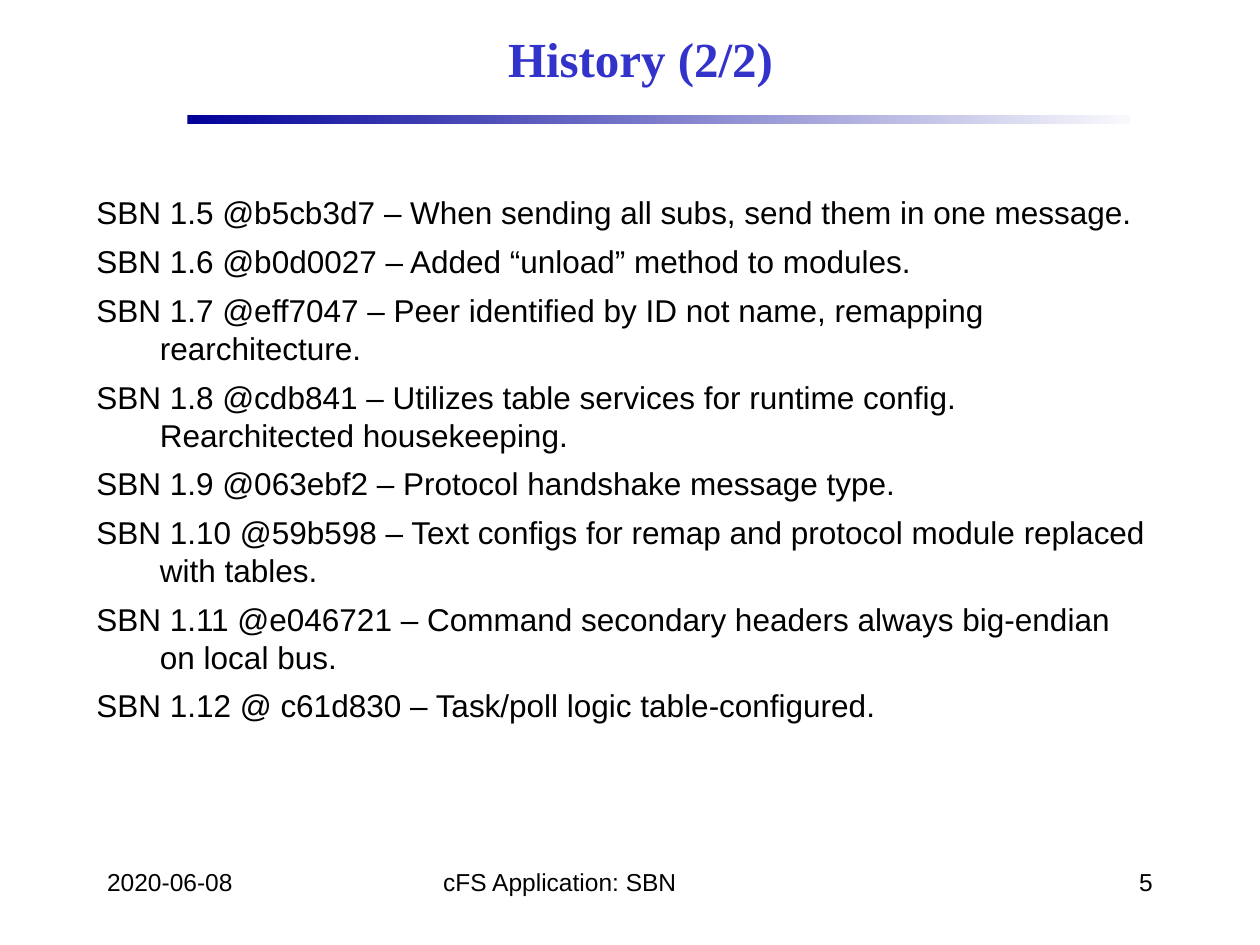
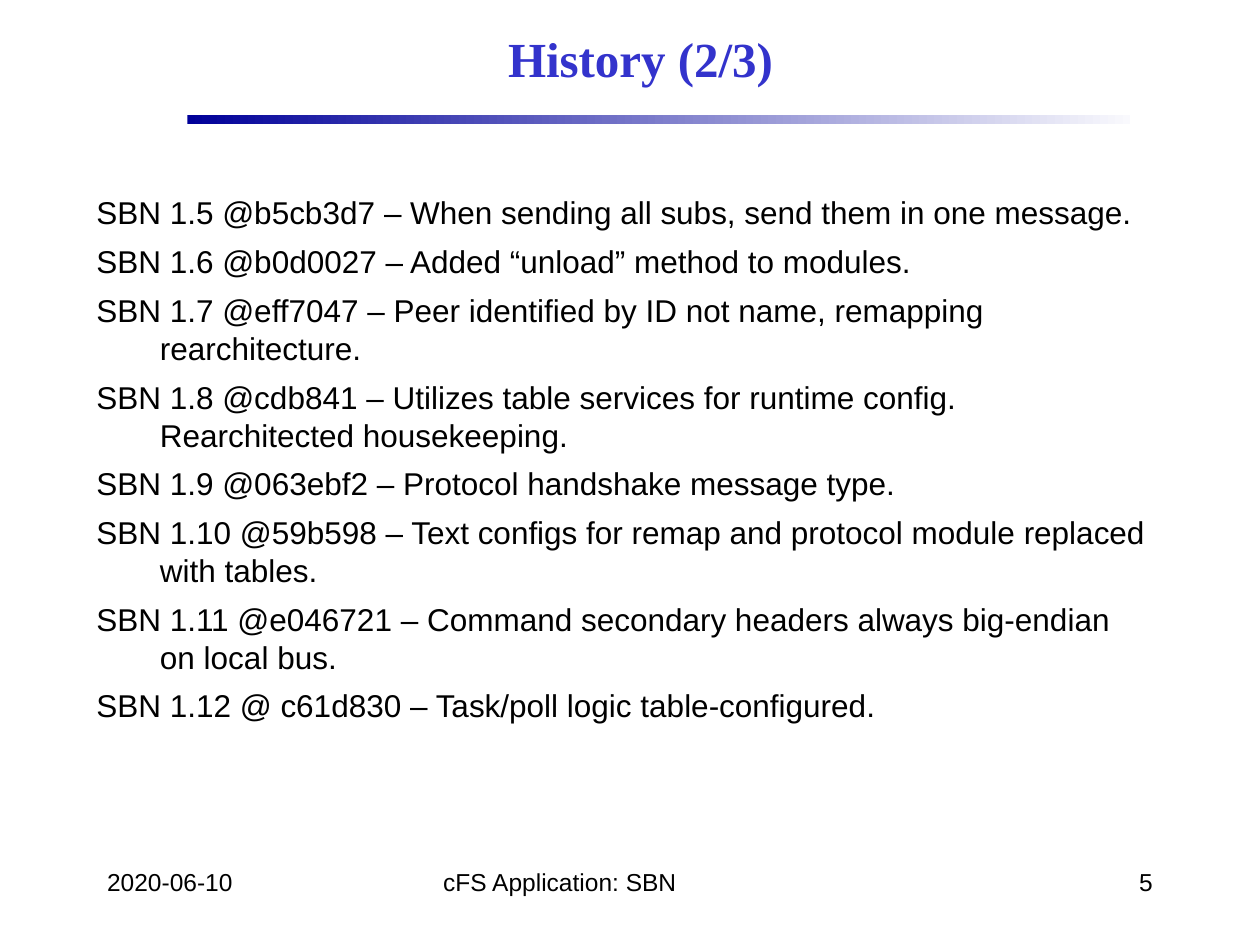
Before and after one commit to nasa/SBN, a slide deck: slide 5 of doc/SBN_Design.pptx. Drawn at 1260x945 pixels with LibreOffice and Linux fonts; fonts in the diff are those of the drawing; background and template pictures are left out. Boxes give left, top, right and bottom in pixels: in the first picture for what was removed or moved away, otherwise in the second. Text is boxed around its words. In the diff, an @@ line names an element or a change of style, - is before the commit and + after.

```diff
--- a/doc/SBN_Design.pptx
+++ b/doc/SBN_Design.pptx
@@ text at bbox=[508, 43, 773, 87]: text changed @@
-History (2/2)
+History (2/3)
@@ text at bbox=[107, 874, 232, 892]: text changed @@
-2020-06-08
+2020-06-10
```
Also in this commit, not shown: 19 other slides changed, 1 slide added, 17 other files.
